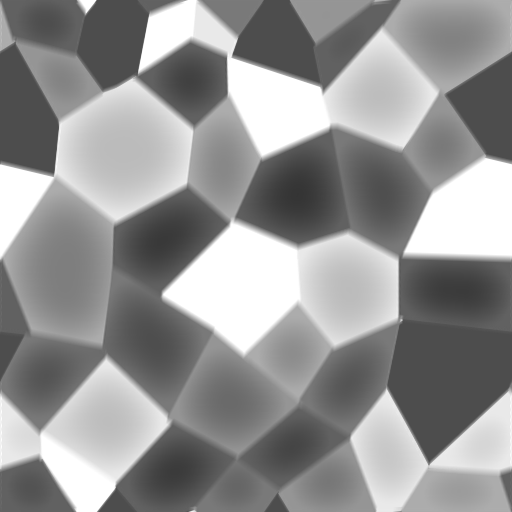
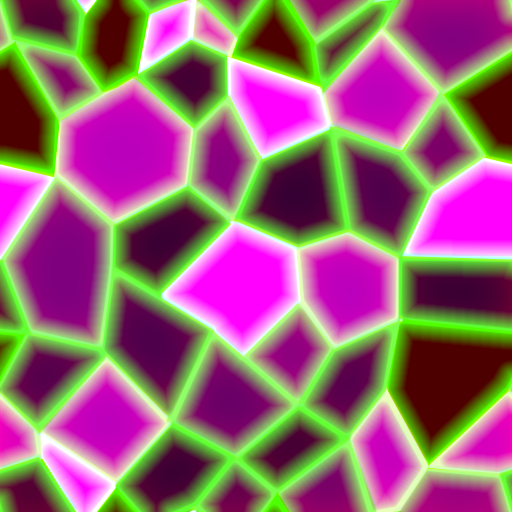
Revision of a layered 512 x 512 image; what changed, layer by layer:
added group "B" with 6 layers above "G" over (x1=0, y1=0, x2=512, y2=512)
added layer "Layer 4" (1st of 2, in "B") in group "B" over (x1=0, y1=0, x2=512, y2=512)
added layer "Layer 6" (1st of 2, in "B") in group "B" over (x1=15, y1=0, x2=487, y2=512)
added layer "Layer 3" (1st of 2, in "B") in group "B" over (x1=0, y1=0, x2=512, y2=512)
added layer "Layer 2" (1st of 2, in "B") in group "B" over (x1=0, y1=0, x2=512, y2=512)
added layer "Layer 5" (1st of 2, in "B") in group "B" over (x1=0, y1=0, x2=512, y2=512)
added layer "Layer 1" (1st of 2, in "B") in group "B" over (x1=0, y1=0, x2=512, y2=512)
added group "G" with 4 layers above "R" over (x1=0, y1=0, x2=512, y2=512)
added layer "Layer 8 copy" in group "G" over (x1=0, y1=0, x2=512, y2=512)
added group "R" with 9 layers above "Background" over (x1=0, y1=0, x2=512, y2=512)
moved "Group 1 copy 2" into group "R" over (x1=0, y1=0, x2=512, y2=512)
moved "Group 1" into group "R" over (x1=0, y1=0, x2=512, y2=512)
moved "Layer 7" into group "R" over (x1=0, y1=0, x2=512, y2=512)
